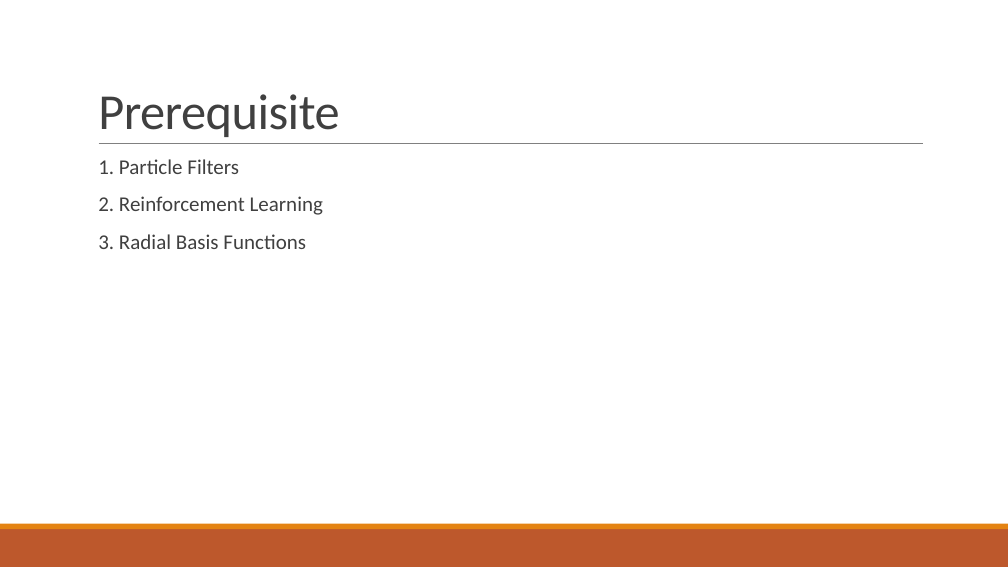
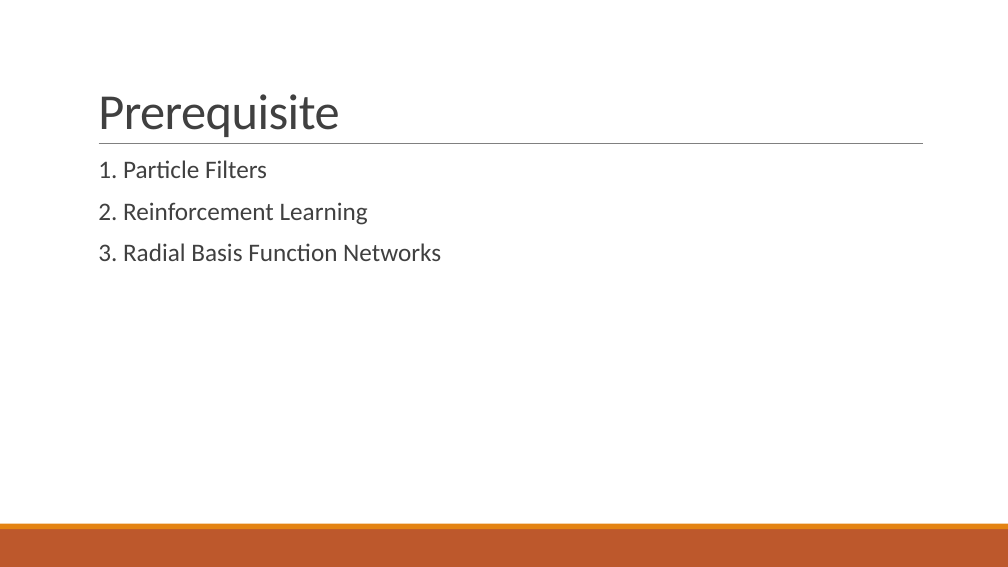
Before and after one commit to iceiony/gaze-control, a slide deck: slide 5 of Presentation.pptx. Drawn at 1008x567 pixels with LibreOffice and Linux fonts; fonts in the diff are those of the drawing. Boxes give left, top, right and bottom in pixels: in the first picture for what was removed or moved away, otherwise in the second. Text is boxed around its words. In the diff, an @@ line names an element or a change of style, - is before the commit and + after.

```diff
--- a/Presentation.pptx
+++ b/Presentation.pptx
@@ text at [98, 160, 368, 225]: size 20 to 24 pt in "1. Particle Filters", "2. Reinforcement Learning" @@
@@ text at [98, 243, 441, 261]: text changed; size 20 to 24 pt @@
-  3. Radial Basis Functions
+  3. Radial Basis Function Networks
```
Also in this commit, not shown: 8 other slides changed, 2 other files.
